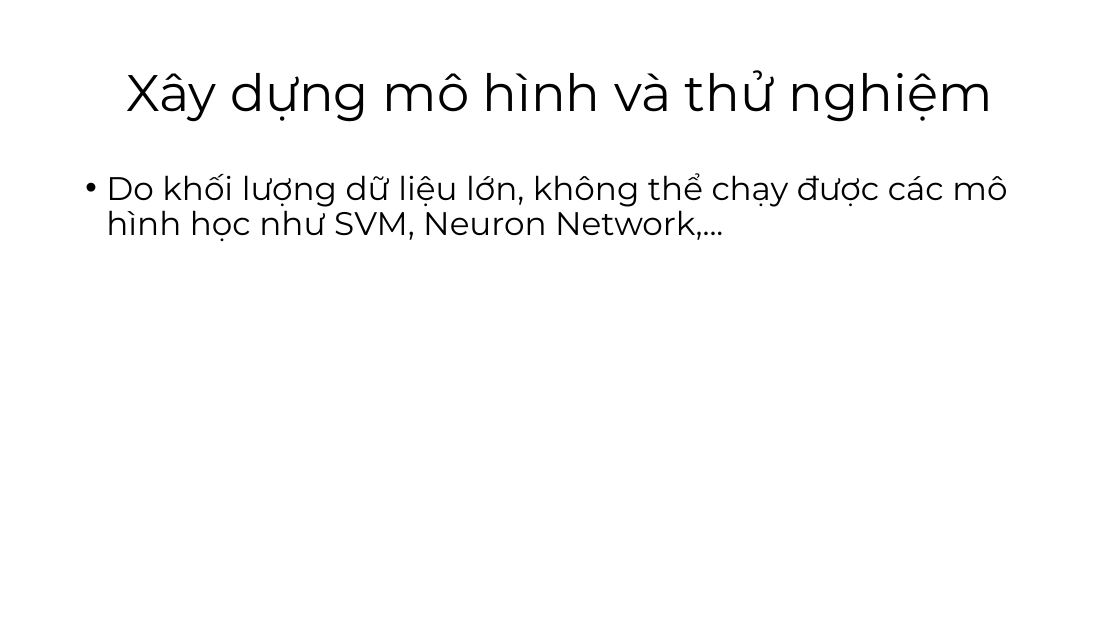
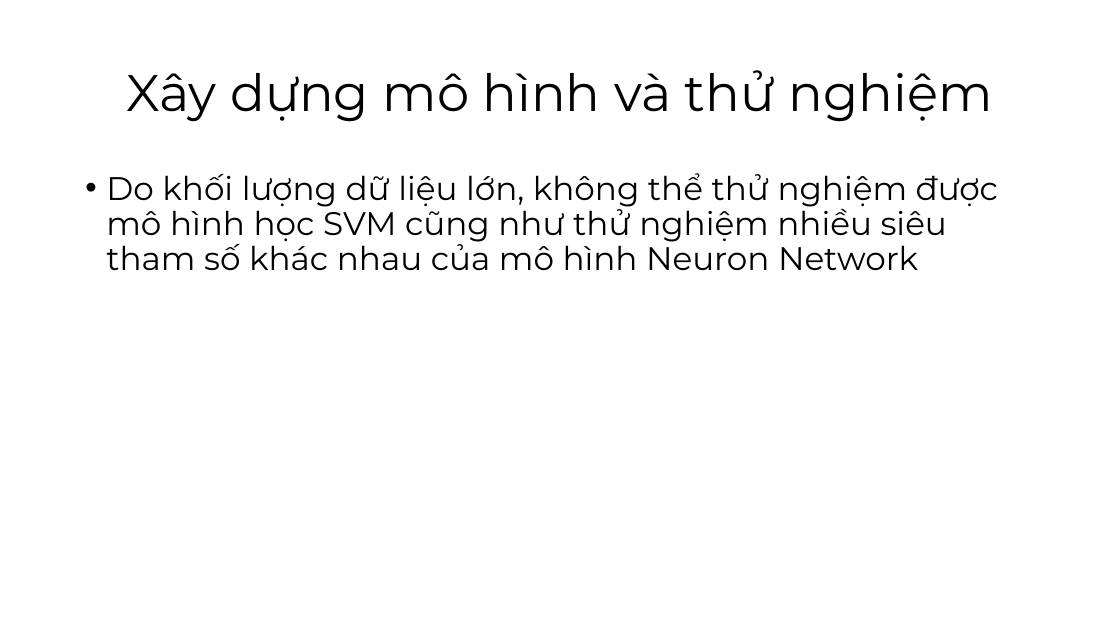
Before and after one commit to vlozg/DoAn_CuoiKy_DataScience, a slide deck: slide 35 of Slide.pptx (slide 31 before the commit). Drawn at 1120x630 pixels with LibreOffice and Linux fonts; fonts in the diff are those of the drawing. Boxes give left, top, right and bottom in pixels: in the first picture for what was removed or moved away, otherwise in the second. Text is boxed around its words. In the diff, an @@ line names an element or a change of style, - is before the commit and + after.

```diff
--- a/Slide.pptx
+++ b/Slide.pptx
@@ text at [106, 173, 998, 270]: text changed @@
-• Do khối lượng dữ liệu lớn, không thể chạy được các mô hình học như SVM, Neuron Network,...
+• Do khối lượng dữ liệu lớn, không thể thử nghiệm được mô hình học SVM cũng như thử nghiệm nhiều siêu tham số khác nhau của mô hình Neuron Network
```
Also in this commit, not shown: 5 other slides changed, 8 slides added, 2 slides removed, 1 other file.
